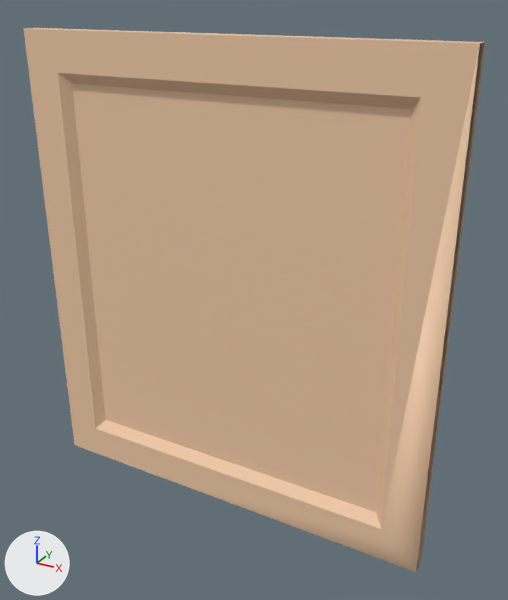
Renders of the FBX model Assets/Models/PictureFrame.fbx from each side of a commit.
The view is the same before and after, from a camera (50 mm lens) standing at (8.54, -6.34, 5.96) and looking at (5.02, 0.05, 2.76). The axes (+X, +Y, +Z) are drawn at lower left. The lights are the same throughout. Where no turn or scale is listed for an object, it has been applied to the vertices. Vertices at the same position are counted once.

The scene before the commit, as lines of its bpy script (objects in view):
```python
me_mesh = bpy.data.meshes.new('Mesh')
me_mesh.from_pydata(...)  # 18 vertices, 32 faces; spans x 0.0..5.0, y -0.2..0.0, z 0.0..5.57
me_mesh.materials.append(mat_wood)  # beige #f3cca8
ob_paneling = bpy.data.objects.new('paneling', me_mesh)
ob_paneling.location = (2.23, 0.0, 0.0)
```
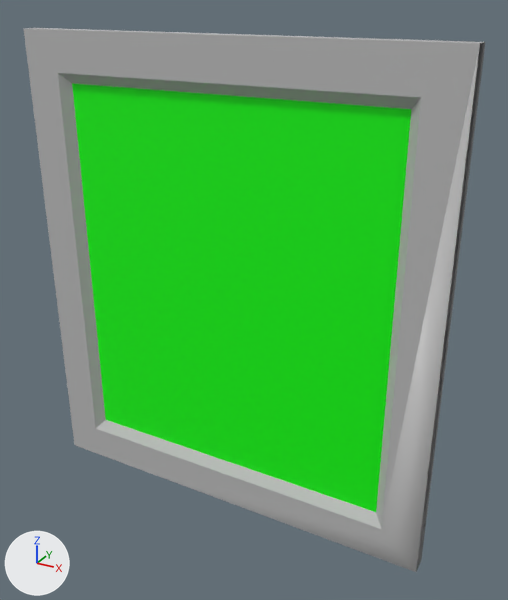
The newer file is also turned or shifted as a whole; pictures and numbers use the older file's frame.

What changed in the scene script:
```text
Add mat_frame:
    mat_frame = principled_material('Frame')
    mat_frame.base_color = (0.5, 0.5, 0.5)  # grey #bcbcbc
Add mat_painting:
    mat_painting = principled_material('Painting')
    mat_painting.base_color = (0.0, 1.0, 0.0)  # green #00ff00
Change me_mesh:
    where me_mesh.from_pydata(...)  # 18 vertices, 32 faces; spans x 0.0..5.0, y -0.2..0.0, z 0.0..5.57
    used by ob_paneling; location = (2.23, 0.0, 0.0)
    me_mesh part 1: 12 of the faces centred in x 0.0..3.33, y -0.2..0.0, z 3.56..5.57 switch from mat_wood (beige #f3cca8) to mat_frame (grey #bcbcbc)
    me_mesh part 2: 10 of the faces centred in x 0.0..3.33, y -0.2..0.0, z 0.0..2.03 switch from mat_wood (beige #f3cca8) to mat_frame (grey #bcbcbc)
    me_mesh part 3: 8 of the faces centred in x 4.49..5.0, y -0.2..-0.05, z 1.86..3.71 switch from mat_wood (beige #f3cca8) to mat_frame (grey #bcbcbc)
    me_mesh part 4: all 2 faces centred in x 1.85..3.15, y -0.1, z 2.03..3.52 switch from mat_wood (beige #f3cca8) to mat_painting (green #00ff00)
```

Boxes (x1, y1, x2, y2) around the edits, measured in the pictures (508 x 600 px):
part 1 of me_mesh, recoloured (beige to grey): (24, 28, 483, 427) in both
part 2 of me_mesh, recoloured (beige to grey): (24, 34, 416, 572) in both
part 3 of me_mesh, recoloured (beige to grey): (376, 42, 485, 571) in both
part 4 of me_mesh, recoloured (beige to green): (72, 84, 411, 512) in both
